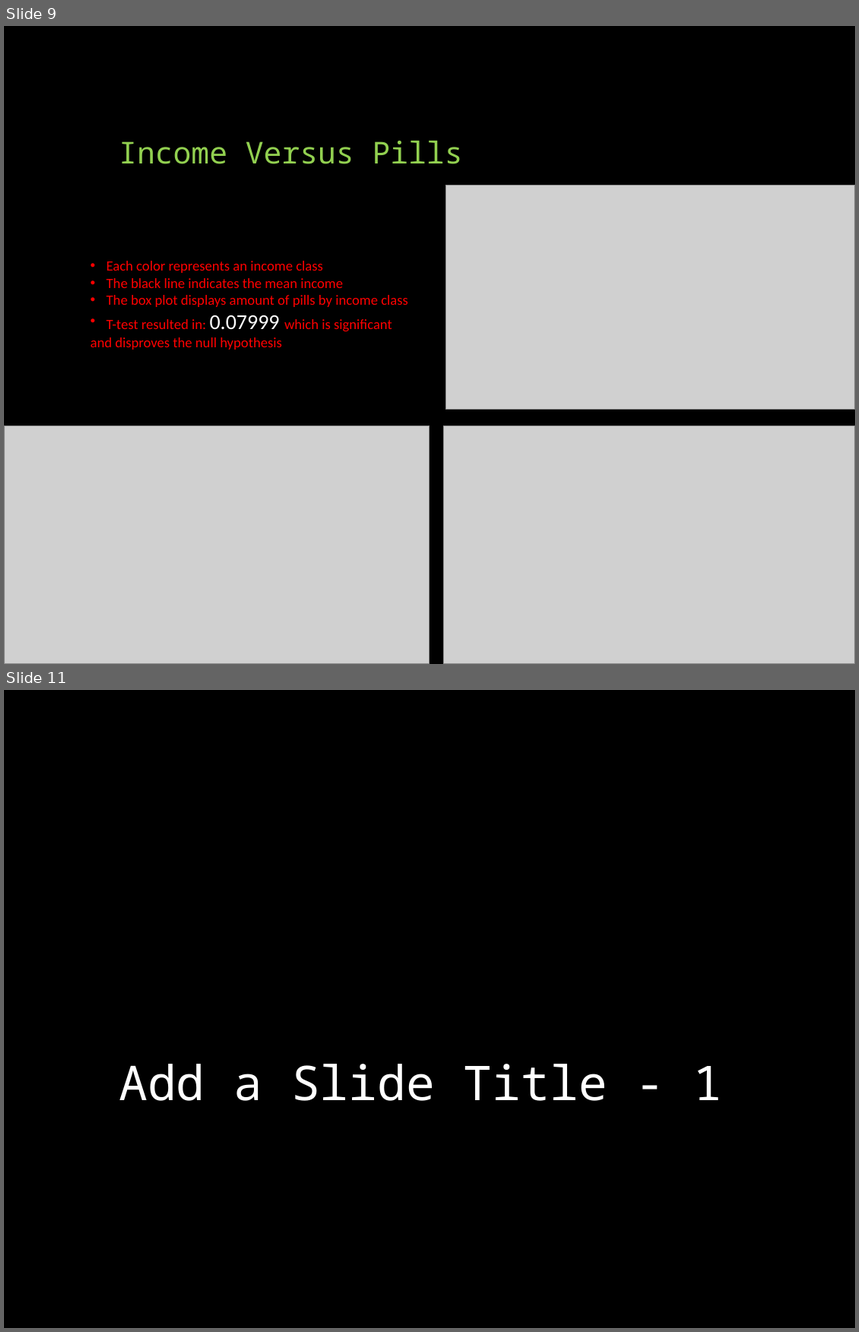
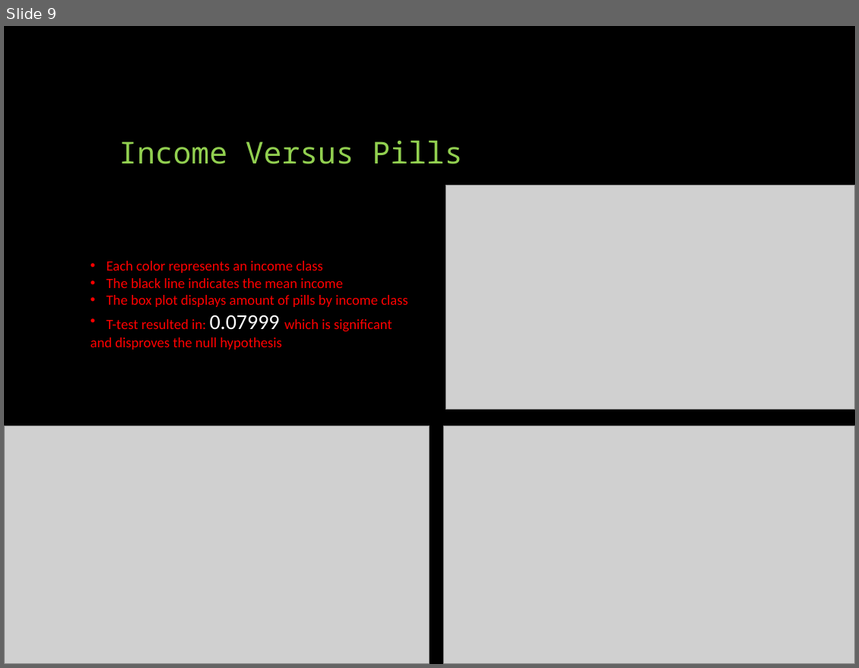
Before and after one commit to davidjaimes/pain-pills-in-the-usa, a slide deck: Prescription Pain Pills.pptx. Shown one above the other, each under a label of ours: slides 9 and 11 before the commit, slide 9 after it; the slides between them are not shown. The pictures are 859x1332 and 859x668 pixels, drawn with LibreOffice and Linux fonts; fonts in the diff are those of the drawing; grey boxes stand for pictures. Boxes give left, top, right and bottom in pixels: in the first picture for what was removed or moved away, otherwise in the second. Text is boxed around its words. In the diff, an @@ line names an element or a change of style, - is before the commit and + after.

```diff
--- a/Prescription Pain Pills.pptx
+++ b/Prescription Pain Pills.pptx
@@ slide 11 removed at (x1=4, y1=690, x2=855, y2=1328), background #000000 @@
@@ title removed at (x1=119, y1=1064, x2=722, y2=1101) @@
-Add a Slide Title - 1
```
Also in this commit, not shown: 3 slides changed, 3 slides added, 1 other slide removed, 9 other files.
